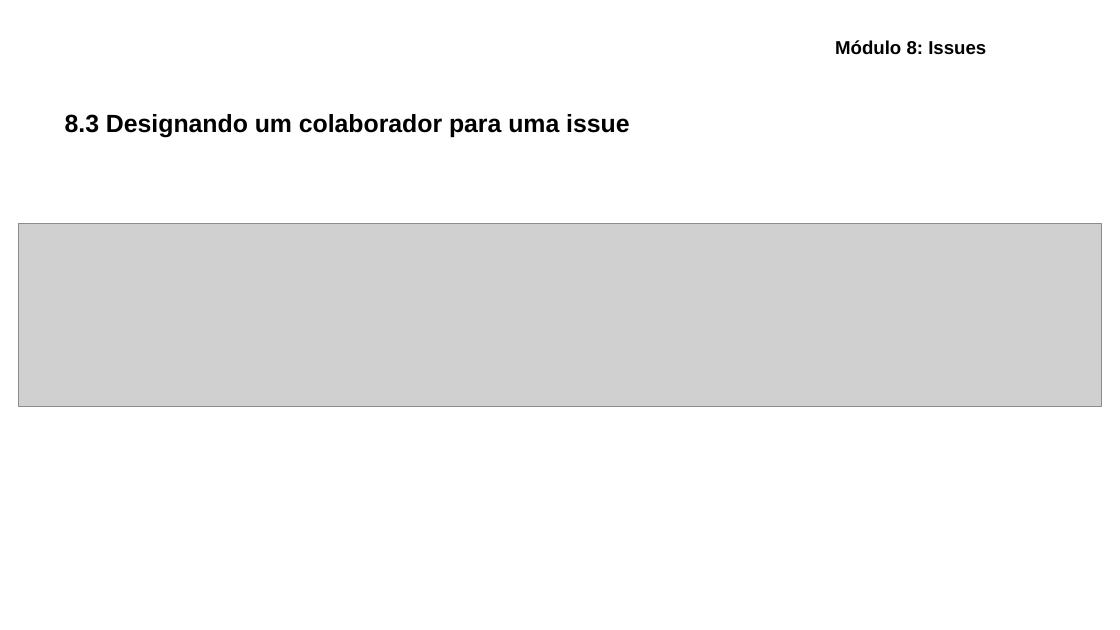
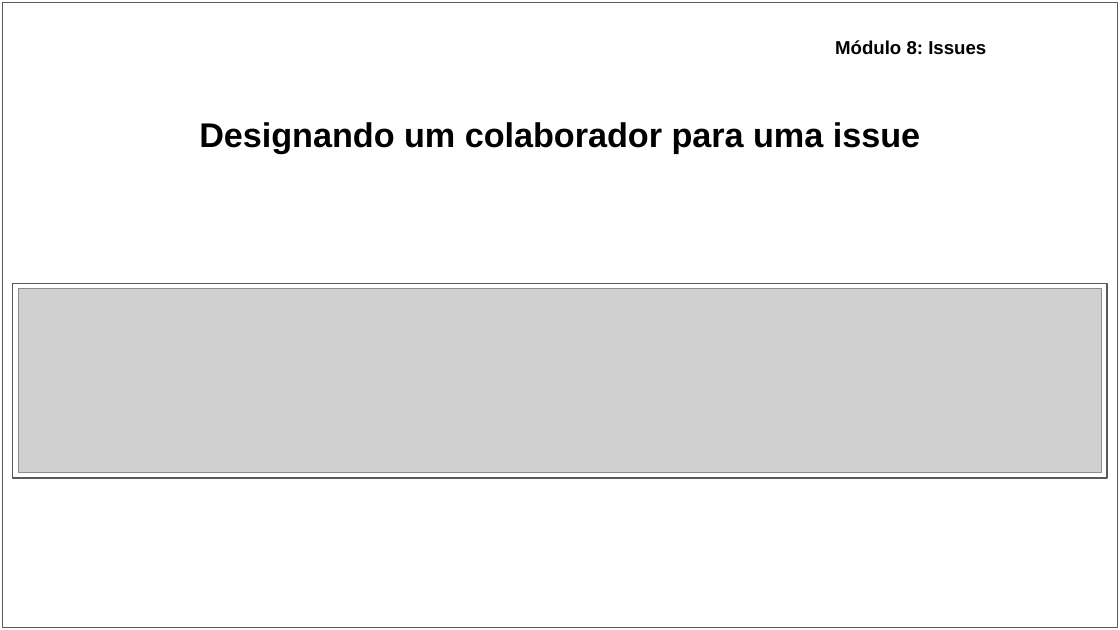
Before and after one commit to ryancunha13/Curso-Git-04, a slide deck: slide 42 of Materiais didáticos/Apresentação - Curso de Git_GitHub.pptx (slide 37 before the commit). Drawn at 1120x630 pixels with LibreOffice and Linux fonts; fonts in the diff are those of the drawing; grey boxes stand for pictures. Boxes give left, top, right and bottom in pixels: in the first picture for what was removed or moved away, otherwise in the second. Text is boxed around its words. In the diff, an @@ line names an element or a change of style, - is before the commit and + after.

```diff
--- a/Materiais didáticos/Apresentação - Curso de Git_GitHub.pptx
+++ b/Materiais didáticos/Apresentação - Curso de Git_GitHub.pptx
@@ rectangle added at bbox=[2, 2, 1118, 627], fill #FFFFFF, outline #595959 0.75 pt @@
@@ title at bbox=[199, 122, 920, 153]: text changed; size 16 to 22 pt @@
-8.3 Designando um colaborador para uma issue
+Designando um colaborador para uma issue
@@ rectangle added at bbox=[13, 283, 1108, 478], fill #FFFFFF, outline #595959 0.75 pt @@
@@ picture: place and size @@
-picture at bbox=[19, 223, 1102, 407]
+picture at bbox=[19, 289, 1102, 473]
```
Also in this commit, not shown: 38 other slides changed, 9 slides added, 3 other files.
